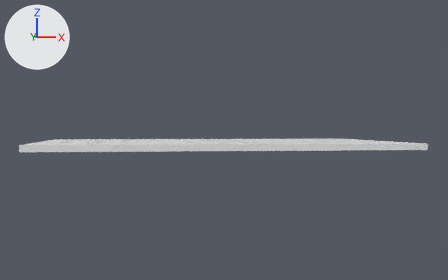
One commit to the Blender file platform_parts/plate-7x11.blend: the scene before it, then after it.
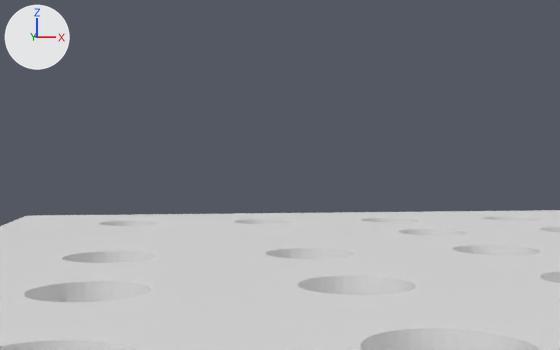
Old and new are each drawn whole from a 50 mm lens placed at (48.7, -272.4, 10.8), pointed at (96.0, 59.9, 3.6) and again close up from a 50 mm lens placed at (18.5, 15.6, 10.5), pointed at (29.7, 94.0, 8.8). Lighting does not change. The marker at upper left points along +X, +Y and +Z.

Script lines for the objects in view, before the commit:
```python
me_cube = bpy.data.meshes.new('Cube')
me_cube.from_pydata(...)  # 13332 vertices, 6674 faces, 20 loose edges; spans x 0.0..2.0, y 0.0..2.0, z -3.57..7.76
ob_plate_7x11 = bpy.data.objects.new('Plate-7x11', me_cube)
ob_plate_7x11.location = (0.0, 0.0, 0.0)
ob_plate_7x11.scale = (91.5, 60.5, 1.5)
```
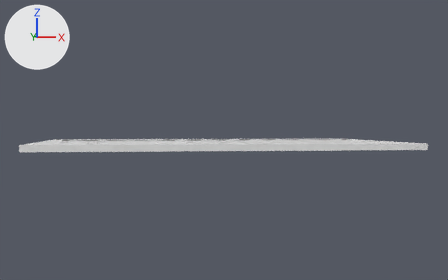
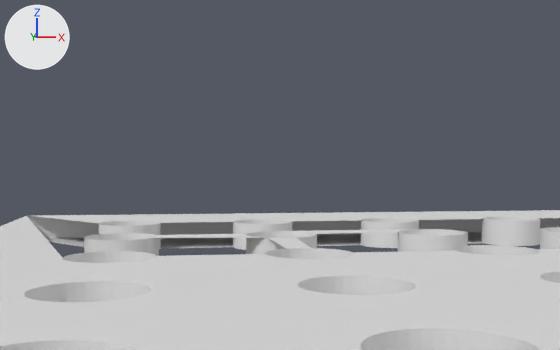
Diff of the bpy script that builds the scene:
```diff
--- a/platform_parts/plate-7x11.blend.py
+++ b/platform_parts/plate-7x11.blend.py
@@ me_cube @@
 # used by ob_plate_7x11; location = (0.0, 0.0, 0.0); scale = (91.5, 60.5, 1.5)
-me_cube.from_pydata(...)  # 13332 vertices, 6674 faces, 20 loose edges; spans x 0.0..2.0, y 0.0..2.0, z -3.57..7.76
+me_cube.from_pydata(...)  # 13328 vertices, 6678 faces, 17 loose edges; spans x 0.0..2.0, y 0.0..2.0, z -3.57..7.76
+# me_cube part 1
+# 4 faces are deleted
+# 1 loose edge is deleted
+# 8 new faces join them
```

Boxes (x1, y1, x2, y2) around the edits, measured in the close-ups (560 x 350 px):
part 1 of me_cube, built on
    before: (27, 216, 560, 257)
    after: (113, 231, 311, 249)
